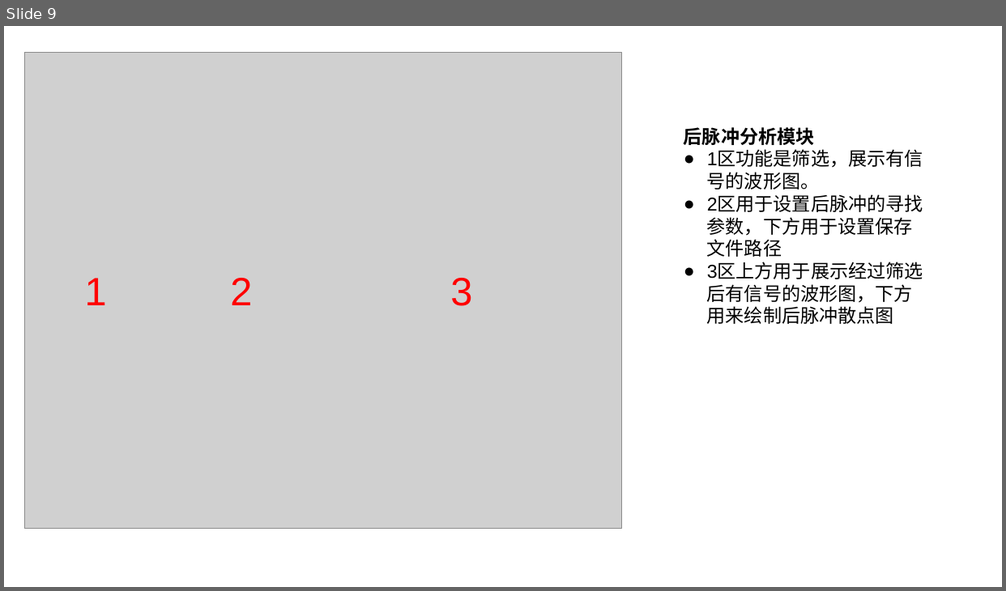
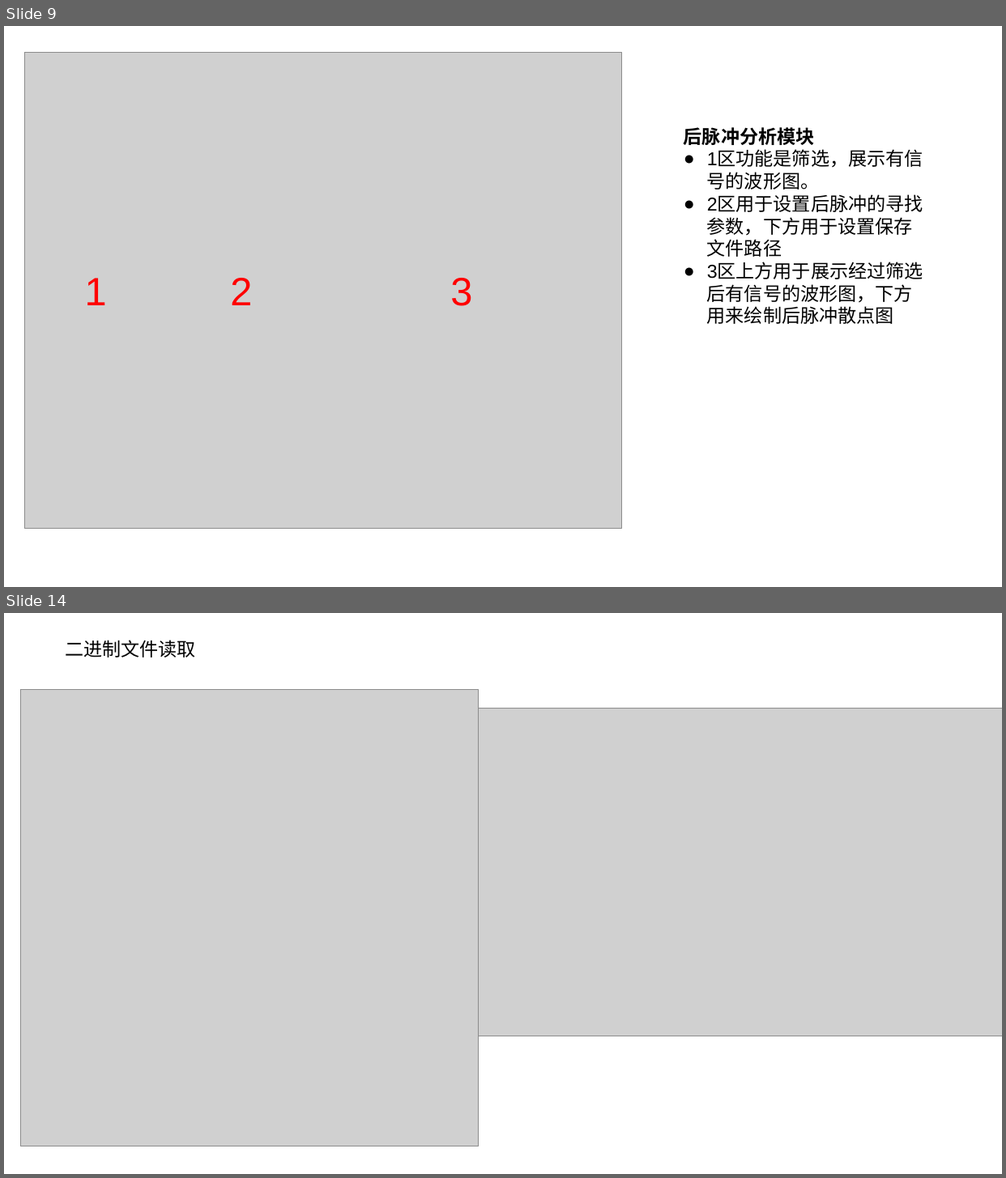
Before and after one commit to PENG-HuaXing/oscilloscope, a slide deck: Presentation1.pptx. Shown one above the other, each under a label of ours: slide 9 before the commit, slides 9 and 14 after it; the slides between them are not shown. The pictures are 1006x591 and 1006x1178 pixels, drawn with LibreOffice and Linux fonts; fonts in the diff are those of the drawing; grey boxes stand for pictures. Boxes give left, top, right and bottom in pixels: in the first picture for what was removed or moved away, otherwise in the second. Text is boxed around its words. In the diff, an @@ line names an element or a change of style, - is before the commit and + after.

```diff
--- a/Presentation1.pptx
+++ b/Presentation1.pptx
@@ slide 14 added at (x1=4, y1=613, x2=1002, y2=1174), background #FFFFFF @@
@@ text added at (x1=65, y1=640, x2=196, y2=658), 18 pt, text #000000 @@
+二进制文件读取
@@ picture added at (x1=20, y1=690, x2=478, y2=1147) @@
@@ picture added at (x1=420, y1=708, x2=1002, y2=1037) @@
```
Also in this commit, not shown: 5 other slides added.
